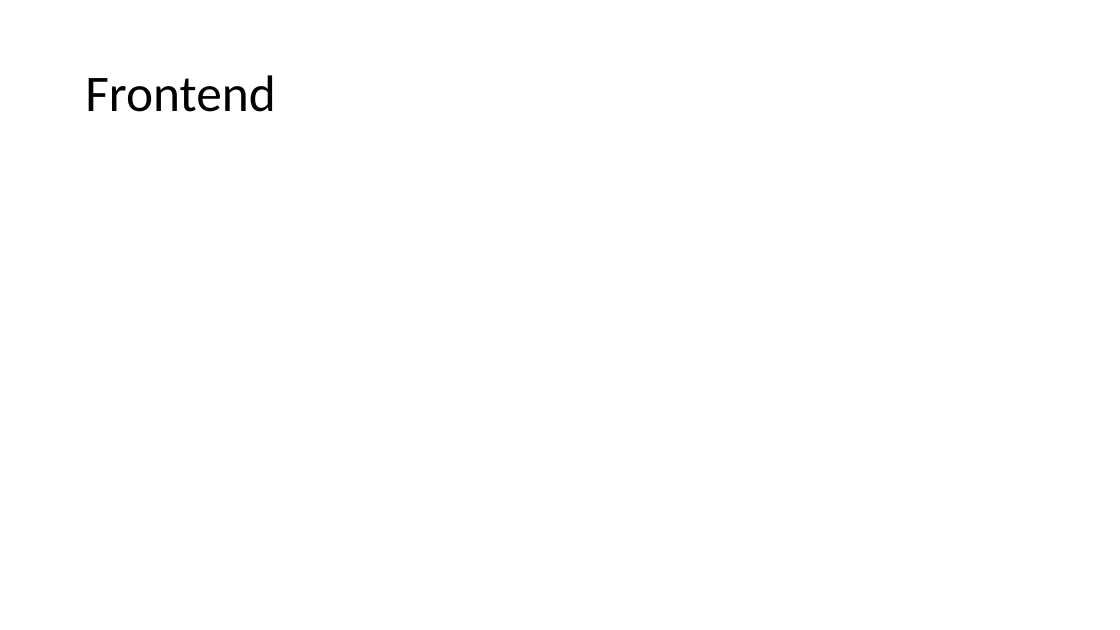
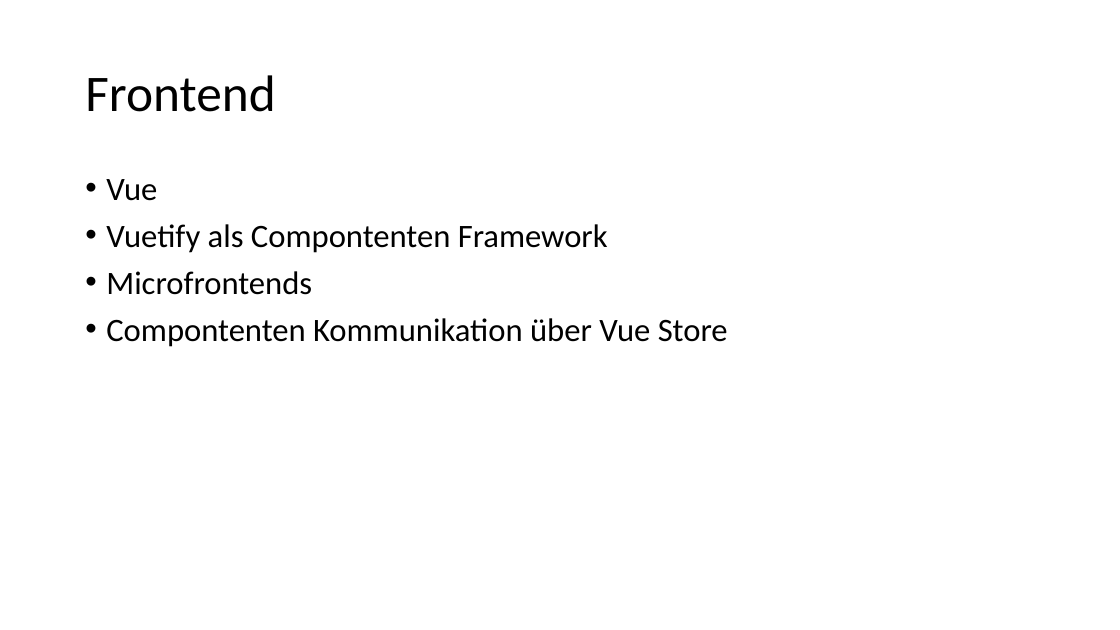
Before and after one commit to ChristophEnglisch/CompanyManagement, a slide deck: slide 6 of docs/Firmenverwaltung Services.pptx. Drawn at 1120x630 pixels with LibreOffice and Linux fonts; fonts in the diff are those of the drawing. Boxes give left, top, right and bottom in pixels: in the first picture for what was removed or moved away, otherwise in the second. Text is boxed around its words. In the diff, an @@ line names an element or a change of style, - is before the commit and + after.

```diff
--- a/docs/Firmenverwaltung Services.pptx
+++ b/docs/Firmenverwaltung Services.pptx
@@ text added at <box>106,179,728,347</box>, 28 pt, text #000000 @@
+• Vue
+• Vuetify als Compontenten Framework
+• Microfrontends
+• Compontenten Kommunikation über Vue Store
```
Also in this commit, not shown: 4 other slides changed, 5 other files.
